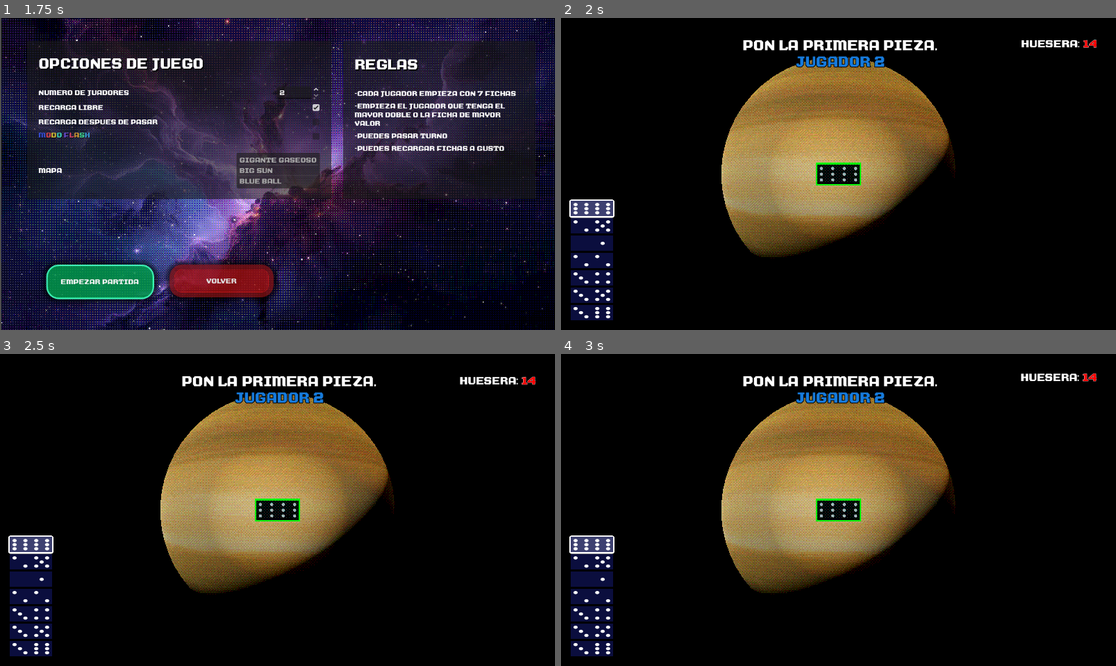
Above: before the commit, frames 1-4 (two rows, left to right).
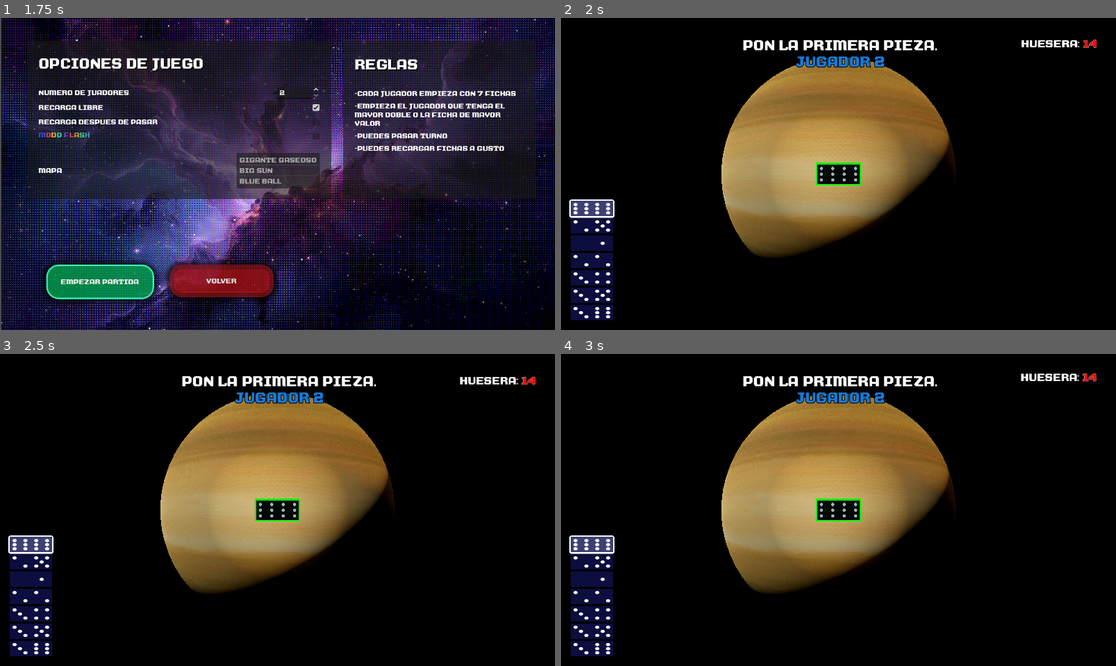
Above: after the commit, the same moments.

Repository: Vi-dot1/compGraphics
Game: Godot game, scene res://scenes/menu/menu_principal.tscn
Same seed, same stepped clock (60 frames per second), same inputs: the game is played once before the commit and once after it. Sound files missing from this copy of the repository are replaced by a short silence.
Inputs (mouse positions are in pixels of both pictures, inside the frame that each line leads up to):
- Up to frame 1 (1.75 s): click "Jugar" at 0.5 s; click "Empezar Partida" at 1.25 s
- Up to frame 2 (2 s): no input
- Up to frame 3 (2.5 s): move the mouse to (399, 494) at 2.02 s; hold Right (goto_side_right) from 2.03 s (still down); tap S (cam_down) at 2.1 s
- Up to frame 4 (3 s): move the mouse to (727, 525) at 2.77 s; release Right (goto_side_right) at 2.78 s; hold Left (goto_side_left) from 2.78 s (still down); tap A (cam_left) at 2.85 s

Frame 1 is identical in both runs. In frame 2, 15% of the frame differs, in the area x 28-72%, y 12-78%; in frame 3, 15%; in frame 4, 15%.

Commit message:
Implementado modo flash como un timer dentro de el global de gameplay hud actualizado para mostrar un timer cuando el modo flash esta activo

Diff:
--- a/scenes/menu/hud.tscn
+++ b/scenes/menu/hud.tscn
@@ -12,6 +12,7 @@
 script = ExtResource("1_script")
 
 [node name="TextureRect" type="ColorRect" parent="." unique_id=1133471174]
+visible = false
 material = SubResource("ShaderMaterial_vk7pd")
 anchors_preset = 15
 anchor_right = 1.0
@@ -125,3 +126,15 @@
 bbcode_enabled = true
 text = "HUESERA: "
 horizontal_alignment = 2
+
+[node name="timerLabel" type="RichTextLabel" parent="." unique_id=468953398]
+visible = false
+offset_left = 48.0
+offset_top = 56.0
+offset_right = 192.0
+offset_bottom = 168.0
+theme_override_colors/font_outline_color = Color(0, 0, 0, 1)
+theme_override_constants/outline_size = 8
+theme_override_font_sizes/normal_font_size = 64
+bbcode_enabled = true
+text = "10"
--- a/scenes/menu/pointCount.tscn
+++ b/scenes/menu/pointCount.tscn
@@ -23,7 +23,7 @@
 
 [node name="piezas" type="HBoxContainer" parent="." unique_id=623285449]
 layout_mode = 2
-theme_override_constants/separation = -32
+theme_override_constants/separation = -16
 alignment = 1
 
 [node name="puntos" type="RichTextLabel" parent="." unique_id=1348886420]
--- a/scenes/menu/point_count.gd
+++ b/scenes/menu/point_count.gd
@@ -11,6 +11,10 @@
 		p.v1 = piece.v1
 		p.v2 = piece.v2
 		p.custom_minimum_size *= 1.2
+		p.set_select(true)
 		$piezas.add_child(p)
+	var label = Label.new()
+	label.text = "         ("+str($piezas.get_child_count())+(" piezas)" if $piezas.get_child_count() > 1 else " pieza)")
+	$piezas.add_child(label)
 
 	$puntos.append_text(str(player_data["points"]))
--- a/scripts/gameplay.gd
+++ b/scripts/gameplay.gd
@@ -28,6 +28,7 @@
 
 var game_over: bool = false
 var winner_id: int = -1
+var timer:Timer = null
 
 func set_current_player_val() -> void:
 	current_player = players[current_turn]
@@ -66,6 +67,14 @@
 	determine_starter()
 	set_current_player_val()
 
+	# Crea timer para modo flash
+	if flash:
+		timer = Timer.new()
+
+		timer.wait_time = 11
+		timer.timeout.connect(end_game)
+		add_child(timer)
+
 # Determina jugada inicial
 func determine_starter():
 	var best_double = -1
@@ -91,8 +100,16 @@
 
 # Trata de jugar una pieza
 func play_tile(tile: DominoData, side:int) -> void:
+
+	# se pone la primera pieza
 	if open_ends[0] == -1:
 		open_ends = [tile.v1, tile.v2]
+
+		# Queda feo inyectar esta logica aca, pero que va hacer roca
+		# evaluar mi codigo? JSJSJSJSJSJSJSJSJJSJSJ
+		if flash and timer != null:
+			timer.start()
+
 	else:
 		# Actualiza info del estado del juego
 		if tile.v1 == open_ends[side]:
@@ -117,6 +134,8 @@
 		piece_drawed.emit()
 
 func advance_turn():
+	if timer != null:
+		timer.start()
 	current_turn += 1
 	current_turn %= players.size()
 
@@ -135,6 +154,9 @@
 	advance_turn()
 
 func end_game():
+	if timer != null:
+		timer.stop()
+
 	game_over = true
 	var lowest_score:int = 1000000
 
--- a/scripts/hud.gd
+++ b/scripts/hud.gd
@@ -4,10 +4,12 @@
 @onready var status_label = $Control/StatusLabel
 @onready var boneyard_label = $Control/BoneyardLabel
 
+@onready var timer_label = $timerLabel
 @onready var game_end_sign = $"Control/GAME!"
 
 @onready var domino_hud_item = preload("uid://bkulr11a35dx")
 @onready var pointCount = preload("uid://cbnavmglhtv7q")
+
 
 func _ready() -> void:
 	await get_tree().process_frame
@@ -21,6 +23,12 @@
 	if Gameplay.can_draw:
 		on_drawn_piece()
 
+
+func _process(delta: float) -> void:
+	if Gameplay.timer != null:
+		timer_label.show()
+		timer_label.clear()
+		timer_label.append_text("[shake]"+str(int(Gameplay.timer.time_left)))
 
 var t_boneyard:Tween = null
 func on_drawn_piece() -> void:
@@ -57,6 +65,7 @@
 	status_label.append_text("Jugador " + str(Gameplay.current_turn+1))
 
 func on_game_over() -> void:
+	set_process(false)
 	status_label.text = ""
 	boneyard_label.clear()
 
